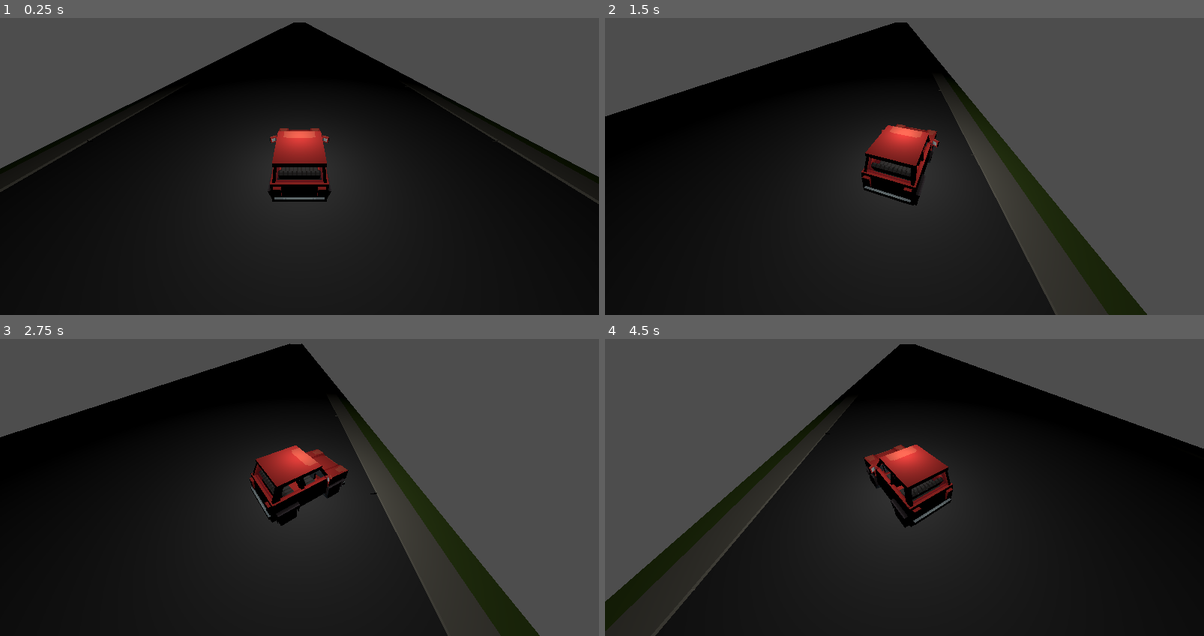
Above: before the commit, frames 1-4 (two rows, left to right).
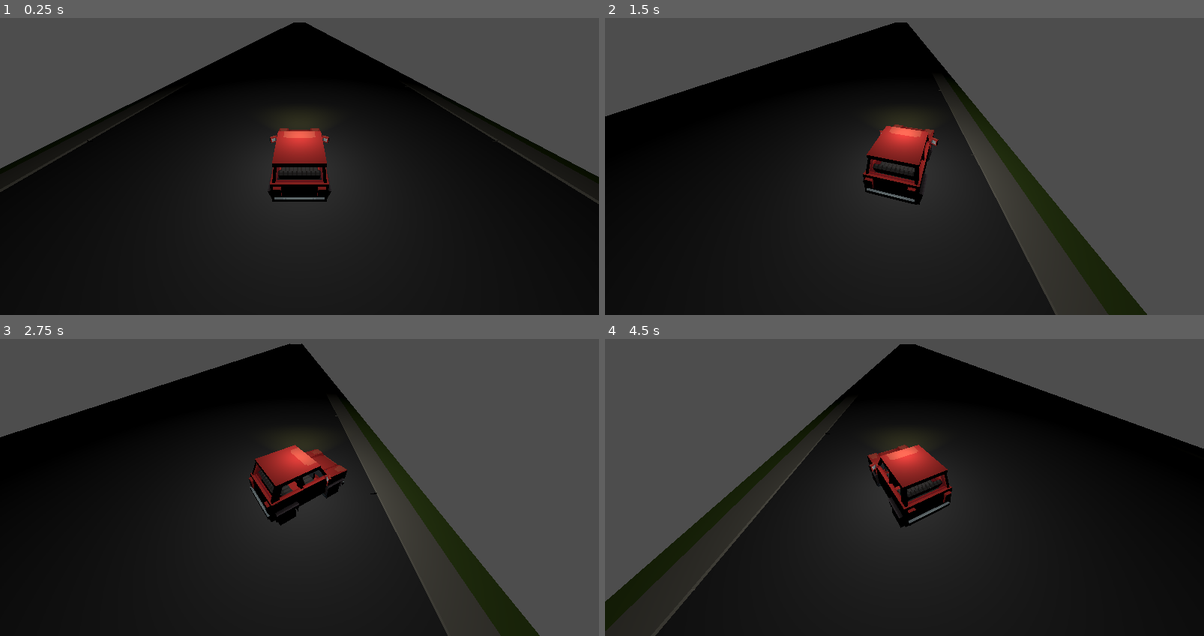
Above: after the commit, the same moments.

Repository: Calverin/Radio-Rideshare
Game: Godot game, scene res://Scenes/root.tscn
Same seed, same stepped clock (60 frames per second), same inputs: the game is played once before the commit and once after it.
Inputs:
- Up to frame 1 (0.25 s): no input
- Up to frame 2 (1.5 s): tap Enter (ui_accept) at 0.5, 0.77 s; hold D (steer_right) 0.53-1.28 s; hold Space (drift) 0.53-1.28 s; hold Down (ui_down) from 1.28 s (still down); tap Space (drift) at 1.35 s
- Up to frame 3 (2.75 s): tap Enter (ui_accept) at 1.52 s; release Down (ui_down) at 2.03 s; hold D (steer_right) from 2.03 s (still down); hold Space (drift) from 2.03 s (still down)
- Up to frame 4 (4.5 s): release D (steer_right) at 2.78 s; release Space (drift) at 2.78 s; hold Up (ui_up) 2.78-3.53 s; tap Space (drift) at 2.85, 4.35 s; tap Enter (ui_accept) at 3.02, 3.77 s; hold Space (drift) 3.53-4.28 s; hold A (steer_left) from 3.53 s (still down)

The runs differ from the first frame. In frame 2, 0.6% of the frame differs, in the area x 42-56%, y 35-64%; in frame 3, 0.4%; in frame 4, 0.8%, in the area x 43-59%, y 35-64%.

Commit message:
Headlights

Diff:
--- a/Scenes/car.tscn
+++ b/Scenes/car.tscn
@@ -11,30 +11,42 @@
 script = ExtResource("1_oamc2")
 speed = 60
 
-[node name="Body" type="CollisionShape3D" parent="."]
-transform = Transform3D(1, 0, 0, 0, 1, 0, 0, 0, 1, 0, 1.5, 0.05)
-shape = SubResource("BoxShape3D_0wcon")
-
-[node name="Model" parent="Body" instance=ExtResource("1_aaytl")]
-transform = Transform3D(1, 0, 0, 0, 1, 0, 0, 0, 1, 0, -1.449, -0.0500001)
-
-[node name="Wheel" parent="Body" instance=ExtResource("2_igjln")]
-transform = Transform3D(-1, 0, -8.74228e-08, 0, 1, 0, 8.74228e-08, 0, -1, -1, -1.049, -1.425)
-skeleton = NodePath("../..")
-
-[node name="Wheel2" parent="Body" instance=ExtResource("2_igjln")]
-transform = Transform3D(-1, 0, -8.74228e-08, 0, 1, 0, 8.74228e-08, 0, -1, 1, -1.049, -1.425)
-skeleton = NodePath("../..")
-
-[node name="Wheel3" parent="Body" instance=ExtResource("2_igjln")]
-transform = Transform3D(-1, 0, -8.74228e-08, 0, 1, 0, 8.74228e-08, 0, -1, -1, -1.049, 1.45)
-skeleton = NodePath("../..")
-
-[node name="Wheel4" parent="Body" instance=ExtResource("2_igjln")]
-transform = Transform3D(-1, 0, -8.74228e-08, 0, 1, 0, 8.74228e-08, 0, -1, 1, -1.049, 1.45)
-skeleton = NodePath("../..")
-
 [node name="Camera3D" type="Camera3D" parent="."]
 transform = Transform3D(1, 0, 0, 0, 0.77188, 0.635768, 0, -0.635768, 0.77188, 0, 6.70486, 5.96559)
 current = true
 fov = 95.0
+
+[node name="Body" type="Node3D" parent="."]
+
+[node name="Model" parent="Body" instance=ExtResource("1_aaytl")]
+transform = Transform3D(1, 0, 0, 0, 1, 0, 0, 0, 1, 0, 0.051, -1.00583e-07)
+
+[node name="Wheel" parent="Body" instance=ExtResource("2_igjln")]
+transform = Transform3D(-1, 0, -8.74228e-08, 0, 1, 0, 8.74228e-08, 0, -1, -1, 0.451, -1.375)
+skeleton = NodePath("../..")
+
+[node name="Wheel2" parent="Body" instance=ExtResource("2_igjln")]
+transform = Transform3D(-1, 0, -8.74228e-08, 0, 1, 0, 8.74228e-08, 0, -1, 1, 0.451, -1.375)
+skeleton = NodePath("../..")
+
+[node name="Wheel3" parent="Body" instance=ExtResource("2_igjln")]
+transform = Transform3D(-1, 0, -8.74228e-08, 0, 1, 0, 8.74228e-08, 0, -1, -1, 0.451, 1.5)
+skeleton = NodePath("../..")
+
+[node name="Wheel4" parent="Body" instance=ExtResource("2_igjln")]
+transform = Transform3D(-1, 0, -8.74228e-08, 0, 1, 0, 8.74228e-08, 0, -1, 1, 0.451, 1.5)
+skeleton = NodePath("../..")
+
+[node name="Collider" type="CollisionShape3D" parent="."]
+transform = Transform3D(1, 0, 0, 0, 1, 0, 0, 0, 1, 0, 1.5, 0.05)
+shape = SubResource("BoxShape3D_0wcon")
+
+[node name="SpotLight3D" type="SpotLight3D" parent="."]
+transform = Transform3D(1, 0, 0, 0, 1, 0, 0, 0, 1, 0.95, 1.25, -2.5)
+light_color = Color(1, 1, 0.443137, 1)
+spot_range = 7.838
+
+[node name="SpotLight3D2" type="SpotLight3D" parent="."]
+transform = Transform3D(1, 0, 0, 0, 1, 0, 0, 0, 1, -0.85, 1.25, -2.5)
+light_color = Color(1, 1, 0.443137, 1)
+spot_range = 7.838
--- a/Scripts/car.gd
+++ b/Scripts/car.gd
@@ -20,7 +20,7 @@
 	if drifting:
 		drift(delta)
 	else:
-		$Body.rotation.y = lerpf($Body.rotation.y, 0, delta * 6)
+		$Body.rotation.y = lerpf($Body.rotation.y, 0, delta * 8)
 		if Input.is_action_just_pressed("steer_left"):
 			$Body.rotation.y += 0.25
 			switch_lane(-1)
@@ -32,7 +32,7 @@
 
 	## Movement
 	position.x = lerpf(position.x, current_lane * 10, delta * 20)
-	$Body.position.y = lerpf($Body.position.y, 1.5, delta * 20)
+	$Body.position.y = lerpf($Body.position.y, 0, delta * 20)
 	position.z -= speed * delta
 
 func drift(delta: float):
@@ -46,7 +46,7 @@
 	$Body.rotation.y = lerpf($Body.rotation.y, -drift_direction, delta * 5)
 	# Early Drift "Hop"
 	if drift_time < 10:
-		$Body.position.y = lerpf($Body.position.y, 2.5, delta * 30)
+		$Body.position.y = lerpf($Body.position.y, 1, delta * 30)
 	## Ending
 	if not Input.is_action_pressed("drift"):
 		drifting = false
